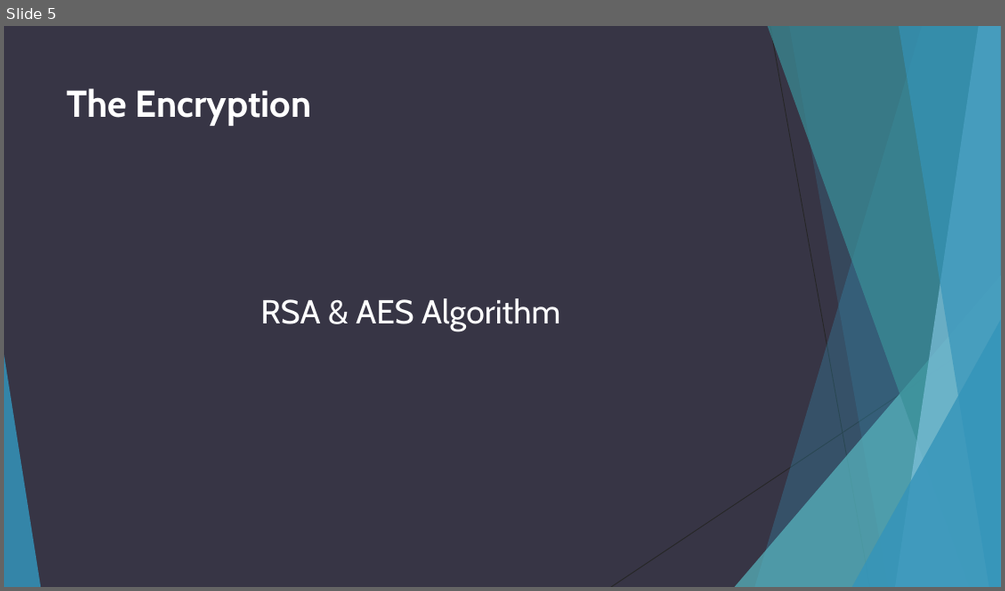
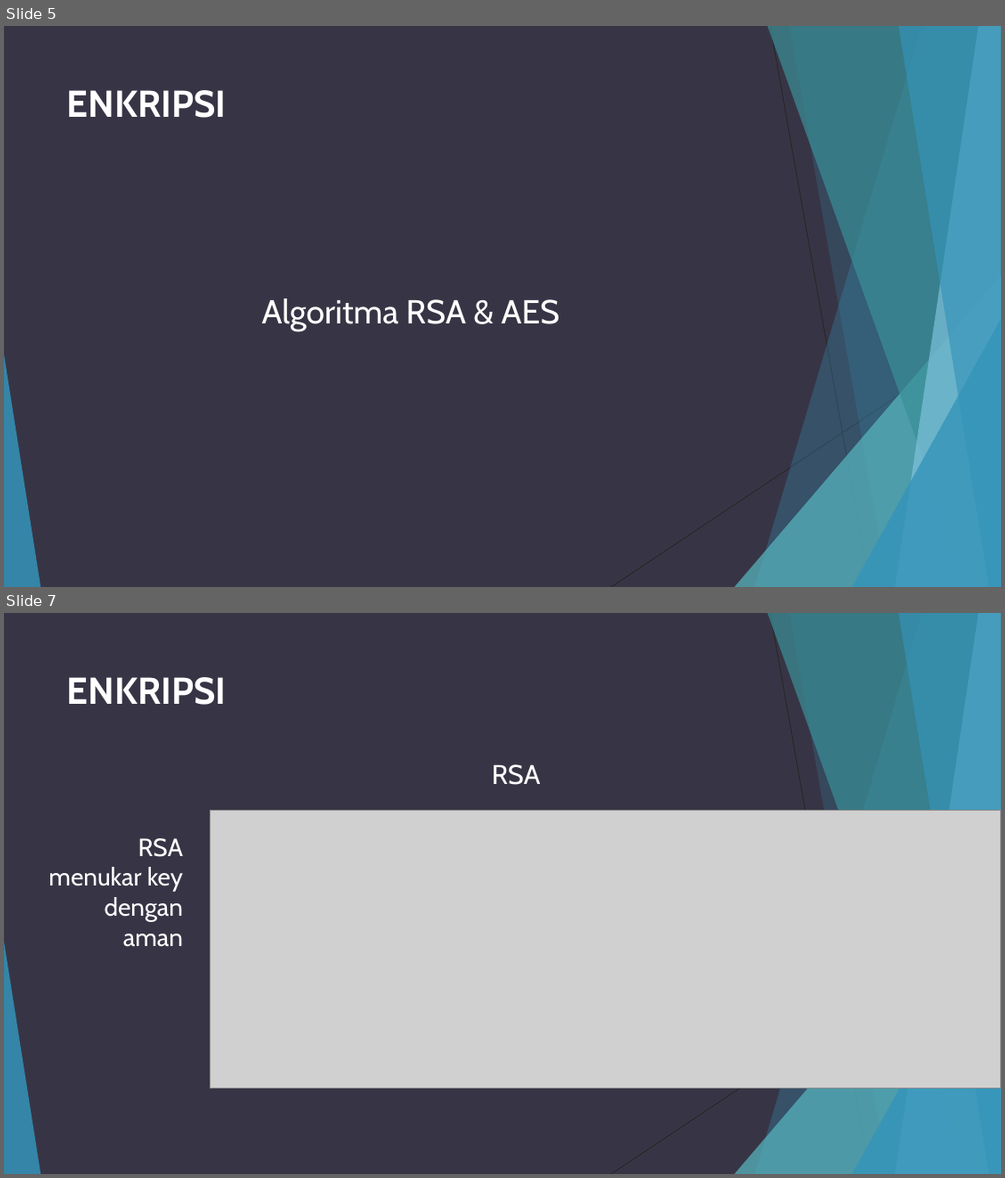
Before and after one commit to adhipoer/Chat, a slide deck: Chat Application with Encryption.ppt. Shown one above the other, each under a label of ours: slide 5 before the commit, slides 5 and 7 after it; the slides between them are not shown. The pictures are 1005x591 and 1005x1178 pixels, drawn with LibreOffice and Linux fonts; fonts in the diff are those of the drawing; grey boxes stand for pictures. Boxes give left, top, right and bottom in pixels: in the first picture for what was removed or moved away, otherwise in the second. Text is boxed around its words. In the diff, an @@ line names an element or a change of style, - is before the commit and + after.

```diff
--- a/Chat Application with Encryption.ppt
+++ b/Chat Application with Encryption.ppt
@@ slide 7 added at (4, 613, 1001, 1174), background #373545; not listed: 10 template elements that a slide beside it also shows @@
@@ title added at (67, 677, 226, 705), 36 pt, text #FFFFFF, bold @@
+ENKRIPSI
@@ text added at (492, 764, 541, 785), 26 pt, text #FFFFFF @@
+RSA
@@ picture added at (210, 810, 1001, 1087) @@
@@ text added at (48, 838, 184, 947), 24 pt, text #FFFFFF @@
+RSA menukar key dengan aman
@@ slide 5 changed as well @@
@@ title at (67, 90, 226, 118): text changed @@
-The Encryption
+ENKRIPSI
@@ text at (262, 298, 559, 331): text changed @@
-RSA & AES Algorithm
+Algoritma RSA & AES
```
Also in this commit, not shown: 5 other slides changed, 1 other slide added, 2 slides removed.
